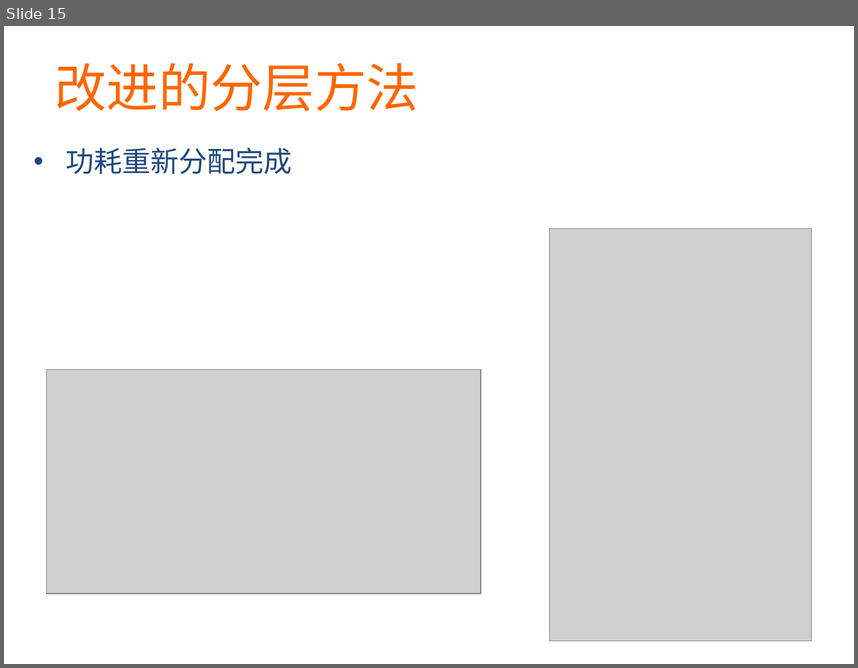
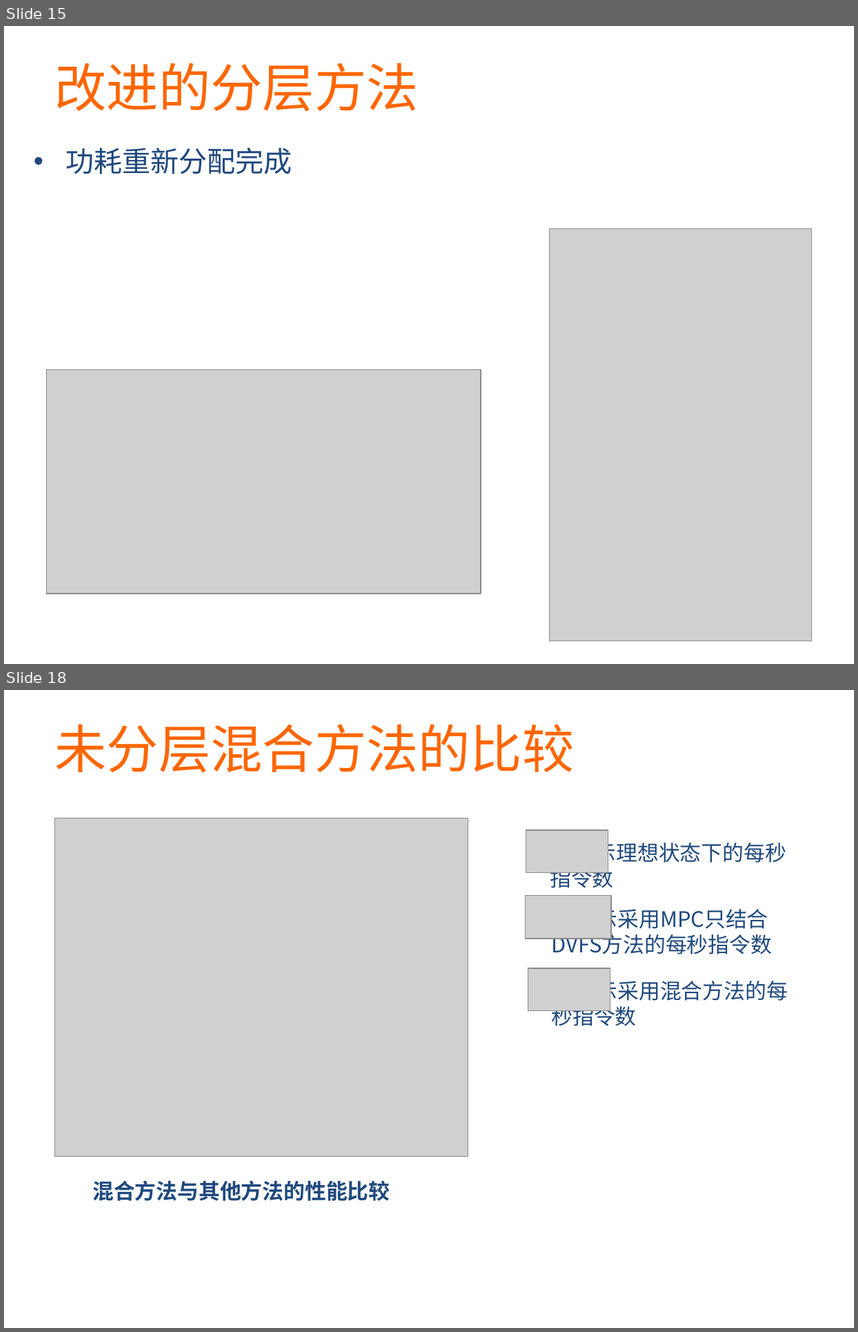
Before and after one commit to martian9/xin-yuan-houqin, a slide deck: ppt/majian.pptx. Shown one above the other, each under a label of ours: slide 15 before the commit, slides 15 and 18 after it; the slides between them are not shown. The pictures are 858x668 and 858x1332 pixels, drawn with LibreOffice and Linux fonts; fonts in the diff are those of the drawing; grey boxes stand for pictures. Boxes give left, top, right and bottom in pixels: in the first picture for what was removed or moved away, otherwise in the second. Text is boxed around its words. In the diff, an @@ line names an element or a change of style, - is before the commit and + after.

```diff
--- a/ppt/majian.pptx
+++ b/ppt/majian.pptx
@@ slide 18 added at <box>4,690,854,1328</box>, background #FFFFFF @@
@@ text added at <box>55,724,575,773</box>, 44 pt, text #FF6600 @@
+未分层混合方法的比较
@@ picture added at <box>55,818,469,1156</box> @@
@@ picture added at <box>526,830,608,873</box> @@
@@ text added at <box>550,839,786,892</box>, 18 pt, text #1F497D @@
+表示理想状态下的每秒指令数
@@ picture added at <box>525,895,611,938</box> @@
@@ text added at <box>575,905,769,933</box>, 18 pt, text #1F497D @@
+表示采用MPC只结合DVFS方法的每秒指令数
@@ picture added at <box>528,968,610,1010</box> @@
@@ text added at <box>551,977,788,1026</box>, 18 pt, text #1F497D @@
+表示采用混合方法的每秒指令数
@@ text added at <box>92,1180,390,1201</box>, 18 pt, text #1F497D, bold @@
+混合方法与其他方法的性能比较
```
Also in this commit, not shown: 4 slides changed, 8 other slides added, 6 slides removed.
